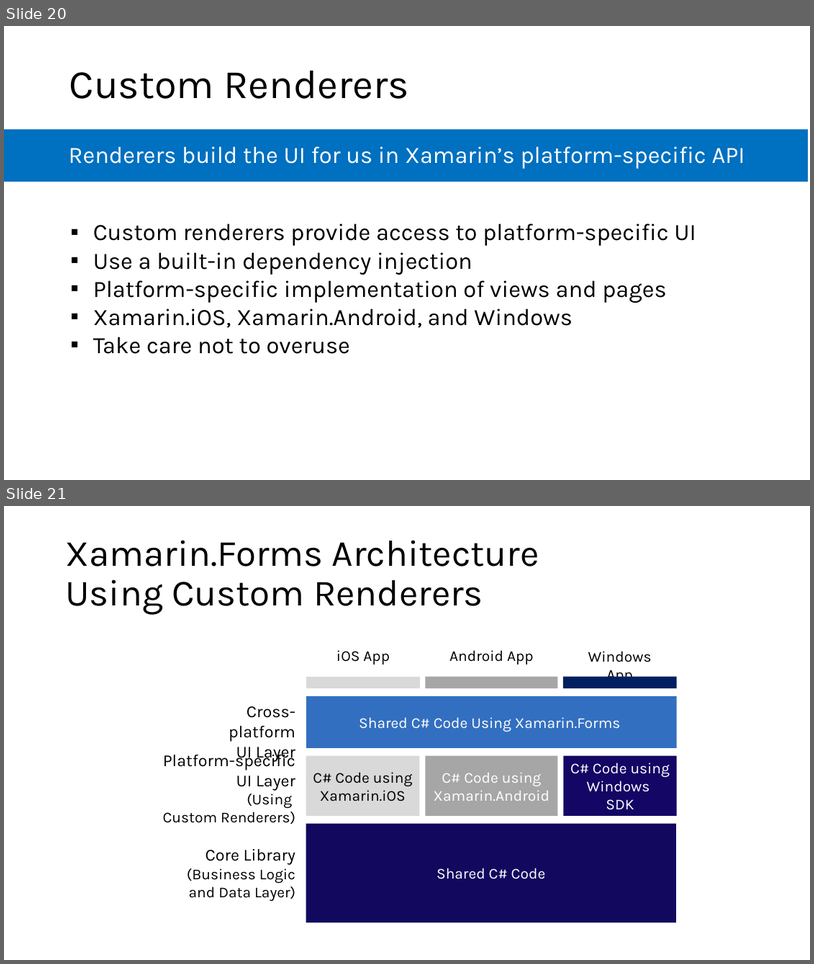
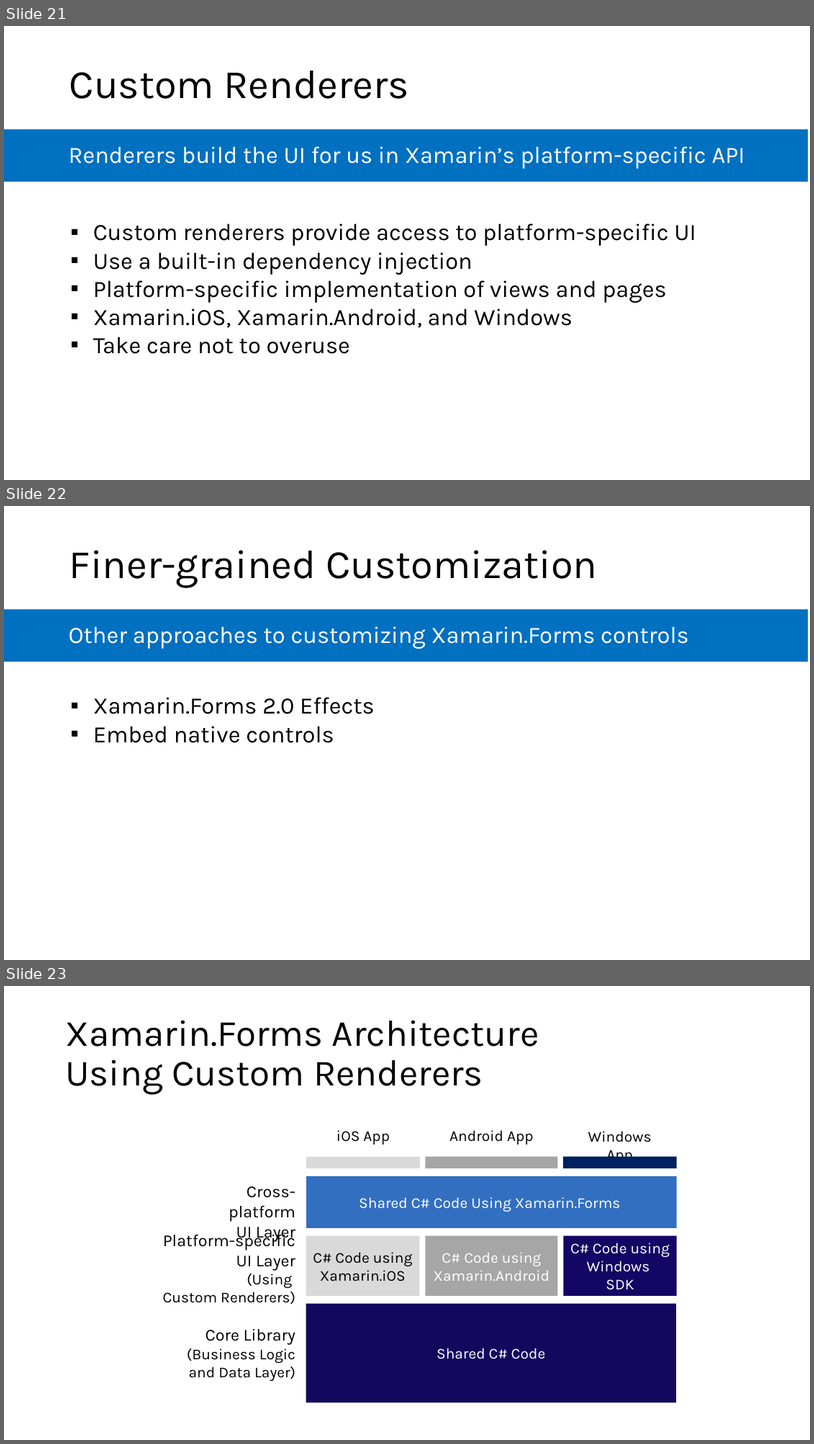
Before and after one commit to microsoft/AcademicContent, a slide deck: Complimentary Course Content/Module3/Lessons/Module3_Lesson09 Cross-Platform User Interfaces with Xamarin.Forms.pptx. Shown one above the other, each under a label of ours: slides 20 and 21 before the commit, slides 21, 22 and 23 after it. The pictures are 814x964 and 814x1444 pixels, drawn with LibreOffice and Linux fonts; fonts in the diff are those of the drawing. Boxes give left, top, right and bottom in pixels: in the first picture for what was removed or moved away, otherwise in the second. Text is boxed around its words. In the diff, an @@ line names an element or a change of style, - is before the commit and + after.

```diff
--- a/Complimentary Course Content/Module3/Lessons/Module3_Lesson09 Cross-Platform User Interfaces with Xamarin.Forms.pptx
+++ b/Complimentary Course Content/Module3/Lessons/Module3_Lesson09 Cross-Platform User Interfaces with Xamarin.Forms.pptx
@@ slide 22 added at (4, 506, 810, 960), background #FFFFFF @@
@@ title added at (70, 550, 598, 588), 48 pt, text #000000 @@
+Finer-grained Customization
@@ rectangle added at (4, 610, 808, 662), fill #0070C0 @@
@@ text added at (69, 626, 689, 649), 28 pt, text #FFFFFF @@
+Other approaches to customizing Xamarin.Forms controls
@@ text added at (93, 697, 375, 743), 28 pt, text #000000 @@
+    ▪ Xamarin.Forms 2.0 Effects
+    ▪ Embed native controls
@@ what was slide 20 is now slide 21 @@
@@ what was slide 21 is now slide 23 @@
```
Also in this commit, not shown: 3 slides changed, 1 other slide added, 6 other files.
